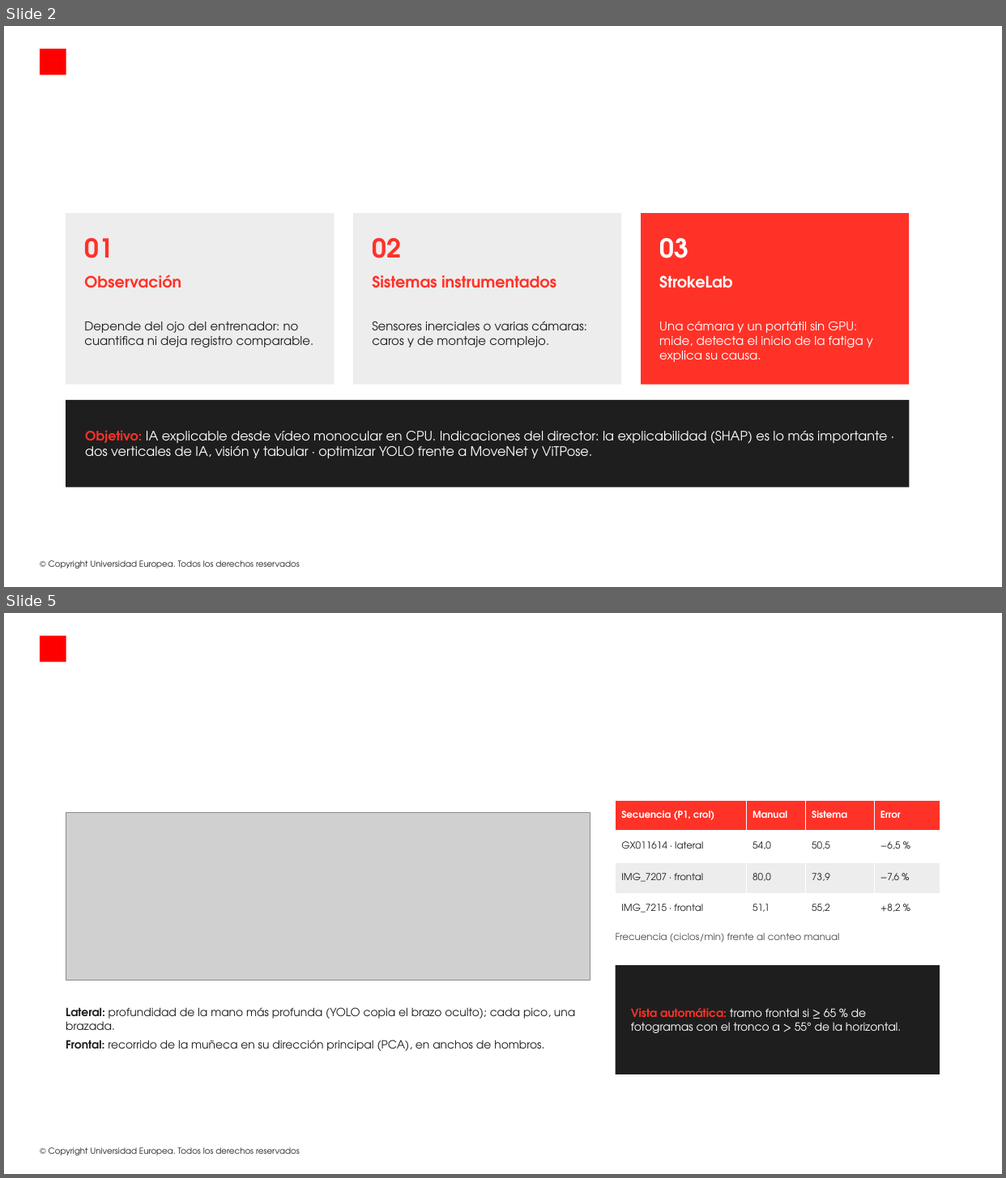
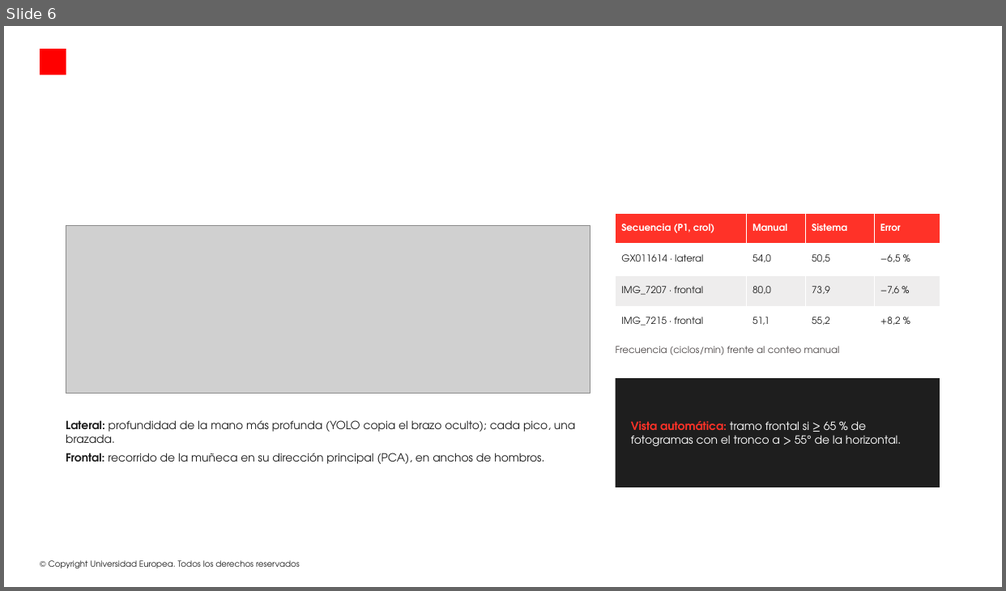
Before and after one commit to modeliana1-rgb/Strokelab, a slide deck: presentacion/StrokeLab_defensa.pptx. Shown one above the other, each under a label of ours: slides 2 and 5 before the commit, slide 6 after it; the slides between them are not shown. The pictures are 1006x1178 and 1006x591 pixels, drawn with LibreOffice and Linux fonts; fonts in the diff are those of the drawing; grey boxes stand for pictures; background and template pictures are left out. Boxes give left, top, right and bottom in pixels: in the first picture for what was removed or moved away, otherwise in the second. Text is boxed around its words. In the diff, an @@ line names an element or a change of style, - is before the commit and + after.

```diff
--- a/presentacion/StrokeLab_defensa.pptx
+++ b/presentacion/StrokeLab_defensa.pptx
@@ slide 2 removed at (4, 26, 1002, 587), background picture (left out); not listed: 2 template elements that a slide beside it also shows @@
@@ rectangle removed at (66, 213, 334, 385) @@
@@ rectangle removed at (353, 213, 621, 385) @@
@@ rectangle removed at (641, 213, 909, 385) @@
@@ text removed at (84, 238, 113, 258) @@
-01
@@ text removed at (372, 238, 401, 258) @@
-02
@@ text removed at (659, 238, 688, 258) @@
-03
@@ text removed at (84, 275, 181, 288) @@
-Observación
@@ text removed at (372, 275, 556, 288) @@
-Sistemas instrumentados
@@ text removed at (659, 275, 732, 288) @@
-StrokeLab
@@ text removed at (84, 322, 314, 348) @@
-Depende del ojo del entrenador: no cuantifica ni deja registro comparable.
@@ text removed at (372, 321, 587, 348) @@
-Sensores inerciales o varias cámaras: caros y de montaje complejo.
@@ text removed at (659, 321, 873, 362) @@
-Una cámara y un portátil sin GPU: mide, detecta el inicio de la fatiga y explica su causa.
@@ rectangle removed at (66, 400, 909, 488) @@
@@ text removed at (85, 430, 887, 459) @@
-Objetivo: IA explicable desde vídeo monocular en CPU. Indicaciones del director: la explicabilidad (SHAP) es lo más importante · dos verticales de IA, visión y tabular · optimizar YOLO frente a MoveNet y ViTPose.
@@ what was slide 5 is now slide 6 @@
```
Also in this commit, not shown: 4 slides changed, 2 slides added, 1 other slide removed, 3 other files.
